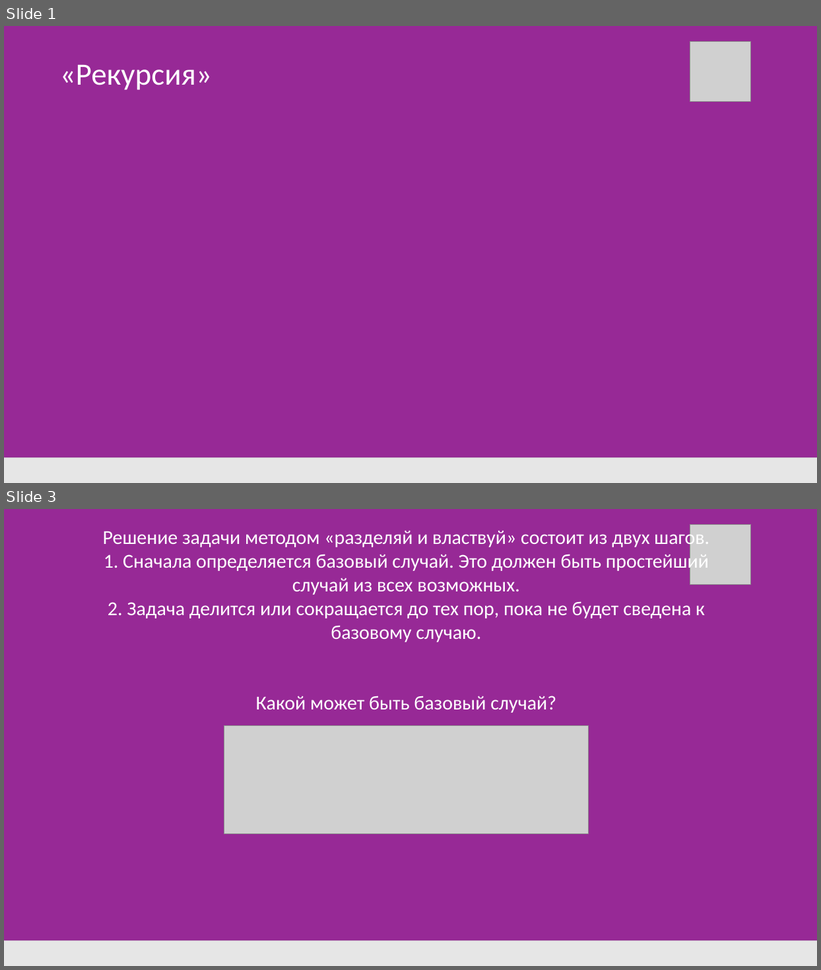
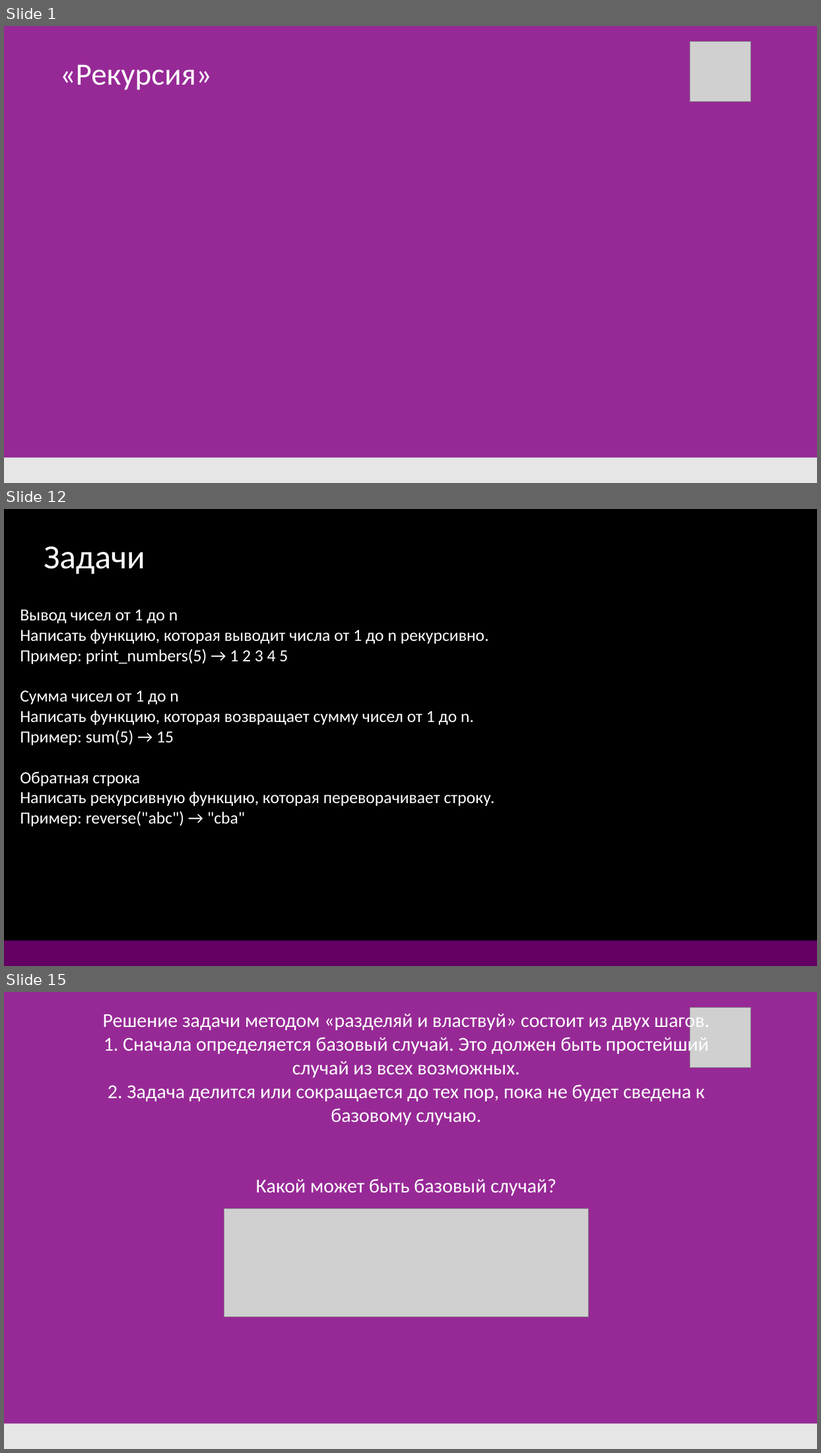
Before and after one commit to DonRobot-all/Algorithmic_training, a slide deck: 5. Рекурсия.pptx. Shown one above the other, each under a label of ours: slides 1 and 3 before the commit, slides 1, 12 and 15 after it; the slides between them are not shown. The pictures are 821x970 and 821x1453 pixels, drawn with LibreOffice and Linux fonts; fonts in the diff are those of the drawing; grey boxes stand for pictures. Boxes give left, top, right and bottom in pixels: in the first picture for what was removed or moved away, otherwise in the second. Text is boxed around its words. In the diff, an @@ line names an element or a change of style, - is before the commit and + after.

```diff
--- a/5. Рекурсия.pptx
+++ b/5. Рекурсия.pptx
@@ slide 12 added at bbox=[4, 509, 817, 966], background #000000 @@
@@ text added at bbox=[44, 546, 145, 574], 48 pt, text #FFFFFF @@
+Задачи
@@ text added at bbox=[20, 609, 495, 826], 24 pt, text #FFFFFF @@
+Вывод чисел от 1 до n
+Написать функцию, которая выводит числа от 1 до n рекурсивно.
+Пример: print_numbers(5) → 1 2 3 4 5
+Сумма чисел от 1 до n
+Написать функцию, которая возвращает сумму чисел от 1 до n.
+Пример: sum(5) → 15
+Обратная строка
+Написать рекурсивную функцию, которая переворачивает строку.
+Пример: reverse("abc") → "cba"
@@ rectangle added at bbox=[4, 941, 817, 966], fill #640064 @@
@@ what was slide 3 is now slide 15 @@
```
Also in this commit, not shown: 1 slide changed, 11 other slides added, 9 other files.
